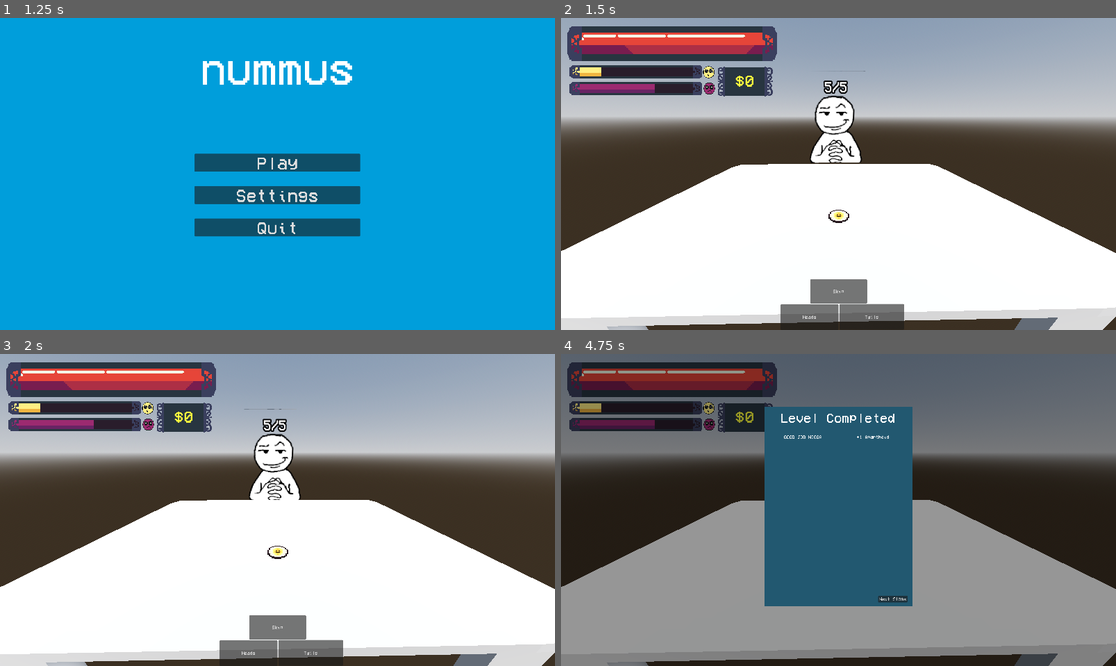
Above: before the commit, frames 1-4 (two rows, left to right).
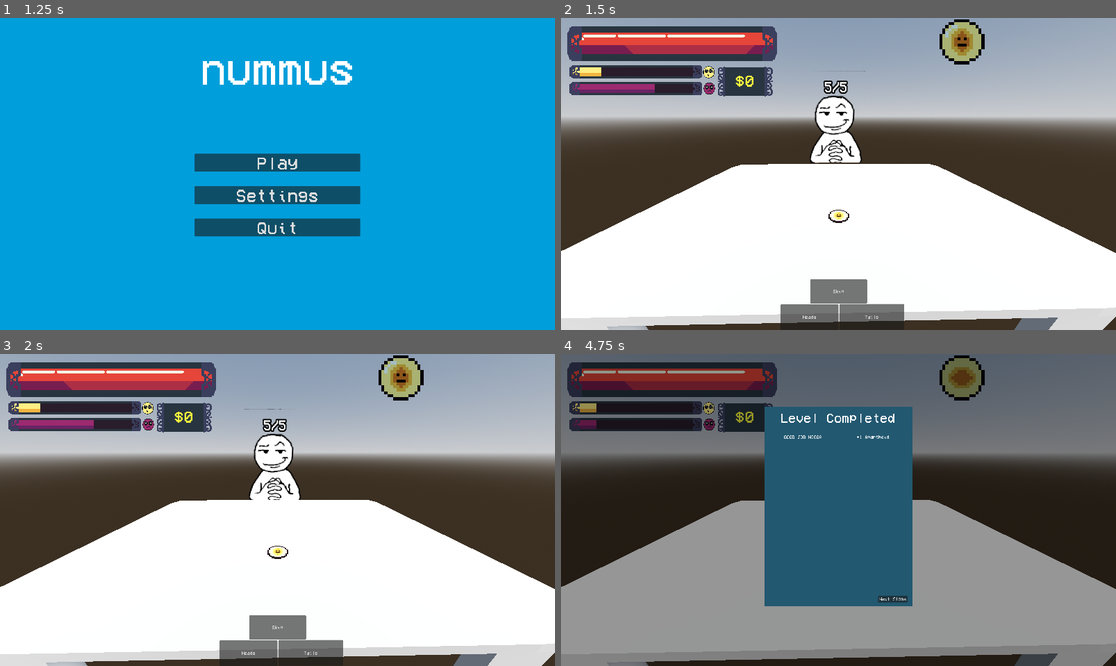
Above: after the commit, the same moments.

Repository: nianjindev/nummus
Game: Godot game, scene res://gui/splash_screen/splash_screen_manager.tscn
Two runs of this game, one before a commit and one after it. Both use one fixed random seed, a clock stepped at 60 frames per second and the inputs below. The engine's default icon, where the game draws it, is replaced by a stand-in: a white triangle on a blue panel in a dark square.
Inputs (mouse positions are in pixels of both pictures, inside the frame that each line leads up to):
- Up to frame 1 (1.25 s): tap Enter at 0.5 s; move the mouse to (399, 158) at 0.52 s; click (399, 158) at 0.67 s; tap Space at 0.77 s
- Up to frame 2 (1.5 s): click "Play" at 1.25 s
- Up to frame 3 (2 s): no input
- Up to frame 4 (4.75 s): click "Skip" at 2 s; click "Skip" at 2.75 s; click "Heads" at 3.5 s; move the mouse to (727, 525) at 4.27 s; click (727, 525) at 4.42 s; tap Space at 4.52 s

Frame 1 is identical in both runs. In frame 2, 0.9% of the frame differs, in the area x 68-77%, y 0-15%; in frame 3, 0.9%; in frame 4, 1.3%, in the area x 6-77%, y 0-25%.

Commit message:
tried to add an inventory and it didnt work ok guys

Diff:
--- a/nummus-game/autoload/inventory.gd
+++ b/nummus-game/autoload/inventory.gd
@@ -1,10 +1,13 @@
 extends Node
 
 @export var inventory: Array[Coin]
+signal inventory_changed()
 
 func add_item(item: Coin) -> bool:
-	if inventory.size() <= 10:
+	if inventory.size() <= 15:
 		inventory.append(item)
+		inventory_changed.emit()
+		print("signal?")
 		return true
 	else:
 		return false
@@ -12,6 +15,7 @@
 func remove_item(item: Coin) -> bool:
 	if inventory.find(item) != -1:
 		inventory.remove_at(inventory.find(item))
+		inventory_changed.emit()
 		return true
 	else:
 		return false
--- a/nummus-game/base_objects/base_level.tscn
+++ b/nummus-game/base_objects/base_level.tscn
@@ -21,6 +21,7 @@
 
 [node name="BaseLevel" type="Node3D"]
 script = ExtResource("1_ftfrf")
+metadata/_edit_lock_ = true
 
 [node name="WorldEnvironment" type="WorldEnvironment" parent="."]
 environment = SubResource("Environment_dwbse")
--- a/nummus-game/base_objects/coin_base.gd
+++ b/nummus-game/base_objects/coin_base.gd
@@ -38,14 +38,8 @@
 	coin_mesh.material_override.texture_filter = 0
 
 	# stats and names
-	# coin_stats = coin_id.coin_stats
 	coin_effect = coin_id.effect.new()
 	coin_json_id = coin_id.json_id
-	# self.name = coin_id.name
-	# hoverable.description.text = coin_id.description + generate_description(coin_stats)
-
-	# coin_price = coin_id.price
-	# hoverable.title.text = coin_id.name + " [color=yellow]$" + str(coin_price) + "[/color]"
 
 	# change material
 	coin_mesh.material_override.metallic_specular = 0.0
@@ -54,9 +48,16 @@
 	if current_state == Constants.display_type.PLAY:
 		scale = Vector3(0.1,0.1,0.1)
 		rotation = Vector3(0, 0, 0)
+		hoverable.visible = false
 	elif current_state == Constants.display_type.SHOP:
 		scale = Vector3(0.3,0.3,0.3)
 		rotation = Vector3(0, 0, -PI/2)
+		hoverable.visible = true
+	elif current_state == Constants.display_type.HAND:
+		scale = Vector3(0.1,0.1,0.1)
+		rotation = Vector3(0, 0, 0)
+		hoverable.visible = false
+		animation_player.play("spinning")
 
 	# json parse
 	var file = FileAccess.open(Constants.JSON_PATHS.coins, FileAccess.READ)
@@ -172,7 +173,7 @@
 	is_mouse_over = false
 func buy_me():
 	if Globals.can_afford(coin_price):
-		Inventory.inventory.append(self.duplicate(8))
+		Inventory.add_item(self.duplicate())
 		Globals.change_money(true, -coin_price)
 	else:
 		print("you broke lol")
--- a/nummus-game/base_objects/coin_base.tscn
+++ b/nummus-game/base_objects/coin_base.tscn
@@ -8,6 +8,18 @@
 
 [sub_resource type="Animation" id="Animation_ldnf3"]
 length = 0.001
+tracks/0/type = "value"
+tracks/0/imported = false
+tracks/0/enabled = true
+tracks/0/path = NodePath(".:rotation")
+tracks/0/interp = 1
+tracks/0/loop_wrap = true
+tracks/0/keys = {
+"times": PackedFloat32Array(0),
+"transitions": PackedFloat32Array(1),
+"update": 0,
+"values": [Vector3(0, 0, 0)]
+}
 
 [sub_resource type="Animation" id="Animation_im0vi"]
 resource_name = "flip_heads_fail"
@@ -143,6 +155,23 @@
 "transitions": PackedFloat32Array(1, 1, 1, 1, 1, 1),
 "update": 0,
 "values": [Vector3(0, 0, 0), Vector3(0, 7.668, 0), Vector3(0, 9.5556, 0), Vector3(0, 8.87105, 0), Vector3(0, 7.691, 0), Vector3(0, 0, 0)]
+}
+
+[sub_resource type="Animation" id="Animation_ern4t"]
+resource_name = "spinning"
+length = 2.0
+loop_mode = 1
+tracks/0/type = "value"
+tracks/0/imported = false
+tracks/0/enabled = true
+tracks/0/path = NodePath(".:rotation")
+tracks/0/interp = 1
+tracks/0/loop_wrap = true
+tracks/0/keys = {
+"times": PackedFloat32Array(0, 0.5, 1, 1.5, 2),
+"transitions": PackedFloat32Array(1, 1, 1, 1, 1),
+"update": 0,
+"values": [Vector3(0, 0, 0), Vector3(1.5707964, 0, 0), Vector3(3.1415927, 0, 0), Vector3(4.712389, 0, 0), Vector3(6.2831855, 0, 0)]
 }
 
 [sub_resource type="AnimationLibrary" id="AnimationLibrary_j7kbo"]
@@ -151,7 +180,8 @@
 &"flip_heads_fail": SubResource("Animation_im0vi"),
 &"flip_heads_success": SubResource("Animation_trcn2"),
 &"flip_tails_fail": SubResource("Animation_3p7bc"),
-&"flip_tails_success": SubResource("Animation_p7sxt")
+&"flip_tails_success": SubResource("Animation_p7sxt"),
+&"spinning": SubResource("Animation_ern4t")
 }
 
 [sub_resource type="StandardMaterial3D" id="StandardMaterial3D_2xdfg"]
@@ -185,6 +215,10 @@
 
 [node name="Hoverable" parent="." instance=ExtResource("4_2xdfg")]
 
+[node name="Camera3D" type="Camera3D" parent="."]
+transform = Transform3D(-4.371139e-08, -1, -4.371139e-08, 0, -4.371139e-08, 1, -1, 4.371139e-08, 1.9106855e-15, 0, 3, 0)
+fov = 30.0
+
 [connection signal="animation_finished" from="AnimationPlayer" to="." method="_on_animation_player_animation_finished"]
 [connection signal="mouse_entered" from="Area3D" to="." method="_on_area_3d_mouse_entered"]
 [connection signal="mouse_exited" from="Area3D" to="." method="_on_area_3d_mouse_exited"]
--- a/nummus-game/gui/debug.gd
+++ b/nummus-game/gui/debug.gd
@@ -7,11 +7,13 @@
 @onready var fps: Label = $PanelContainer/VBoxContainer/FPS
 @onready var give_money: Button = $PanelContainer/VBoxContainer/give_money
 @onready var next_stage: Button = $PanelContainer/VBoxContainer/next_stage
+@onready var take_dmg: Button = $PanelContainer/VBoxContainer/take_dmg
 
 func _ready() -> void:
 	visible = false
 	give_money.pressed.connect(Globals.change_money.bind(true, 20))
 	next_stage.pressed.connect(LevelManager.next_stage)
+	take_dmg.pressed.connect(Signalbus._on_health_changed.bind(true, -5, true))
 func _input(event: InputEvent) -> void:
 	if OS.is_debug_build():
 		if event.is_action_pressed("debug"):
--- a/nummus-game/gui/debug.tscn
+++ b/nummus-game/gui/debug.tscn
@@ -33,3 +33,9 @@
 layout_mode = 2
 text = "Go to next stage"
 alignment = 0
+
+[node name="take_dmg" type="Button" parent="PanelContainer/VBoxContainer"]
+z_index = 1
+layout_mode = 2
+text = "Take 5 damage"
+alignment = 0
--- a/nummus-game/gui/game_ui.gd
+++ b/nummus-game/gui/game_ui.gd
@@ -4,7 +4,7 @@
 
 
 func _ready():
-	toggle_all(false)
+	level_check()
 	%LevelCompleted.hide()
 	Signalbus.toggle_game_ui.connect(toggle_all)
 	Signalbus.toggle_coin_flip_ui.connect(_on_coin_flip_ui_toggled)
--- a/nummus-game/gui/global_ui.gd
+++ b/nummus-game/gui/global_ui.gd
@@ -14,13 +14,14 @@
 	Signalbus.toggle_bar_ui.connect(_on_bar_ui_toggled)
 	Signalbus.update_fortune_bar_ui.connect(_on_fortune_bar_value_updated)
 	Signalbus.update_misfortune_bar_ui.connect(_on_misfortune_bar_value_updated)
-	Signalbus.update_health_bar_ui.connect(_on_health_bar_value_updated)
+	Signalbus.update_health_bar_ui.connect(change_health_amount)
 
 func change_money_amount():
 	amount.text = "$" + str(Globals.money)
 
 func change_health_amount():
-	health_bar.value = Globals.health
+	var tween = create_tween().set_trans(Tween.TRANS_CUBIC)
+	tween.tween_property(health_bar, "value", Globals.health, 0.4)
 
 func _on_fortune_bar_value_updated():
 	fortune_bar.value = Globals.fortune
@@ -28,8 +29,5 @@
 func _on_misfortune_bar_value_updated():
 	misfortune_bar.value = Globals.misfortune
 
-func _on_health_bar_value_updated():
-	health_bar.value = Globals.health
-
-func _on_bar_ui_toggled(visible: bool):
-	fortune_bars.visible = visible
+func _on_bar_ui_toggled(on: bool):
+	fortune_bars.visible = on
--- a/nummus-game/gui/global_ui.tscn
+++ b/nummus-game/gui/global_ui.tscn
@@ -10,6 +10,7 @@
 [ext_resource type="Texture2D" uid="uid://clg6eg705e2lx" path="res://assets/2d/bar_textures/misfortune_face.png" id="11_50bnc"]
 [ext_resource type="Texture2D" uid="uid://bci38xaomk08c" path="res://assets/2d/bar_textures/bar_under_big.png" id="12_qujq2"]
 [ext_resource type="Texture2D" uid="uid://jch5sbhi1vs0" path="res://assets/2d/bar_textures/bar_over_big.png" id="13_crqig"]
+[ext_resource type="PackedScene" uid="uid://dgl2frifwu5vi" path="res://gui/inventory_ui.tscn" id="13_jxs7b"]
 [ext_resource type="Texture2D" uid="uid://bronhad3508ye" path="res://assets/2d/bar_textures/progress_health.png" id="14_h1f0h"]
 [ext_resource type="Texture2D" uid="uid://dtm7v3q72n0pw" path="res://assets/2d/bar_textures/under_money.png" id="15_ll540"]
 
@@ -130,6 +131,7 @@
 offset_bottom = -140.5
 grow_vertical = 0
 max_value = 20.0
+step = 0.1
 value = 20.0
 texture_under = ExtResource("12_qujq2")
 texture_over = ExtResource("13_crqig")
@@ -162,4 +164,7 @@
 horizontal_alignment = 1
 vertical_alignment = 1
 
+[node name="InventoryUI" parent="." instance=ExtResource("13_jxs7b")]
+layout_mode = 1
+
 [connection signal="pressed" from="Stage/NextStage" to="Stage" method="_on_next_stage_pressed"]
--- /dev/null
+++ b/nummus-game/gui/inventory_ui.gd
@@ -0,0 +1,22 @@
+extends Control
+
+@onready var container: HBoxContainer = $HBoxContainer
+
+func _ready() -> void:
+	update_slots()
+	Inventory.inventory_changed.connect(update_slots)
+
+func update_slots():
+	for n in container.get_children():
+		container.remove_child(n)
+		n.queue_free()
+	for coin in Inventory.inventory:
+		var subviewp: SubViewportContainer = SubViewportContainer.new()
+		var viewp: SubViewport = SubViewport.new()
+		subviewp.add_child(viewp)
+		viewp.add_child(coin.duplicate())
+		viewp.size = Vector2(165, 165)
+		viewp.transparent_bg = true
+		coin.current_state = Constants.display_type.HAND
+
+		container.add_child(subviewp)
--- /dev/null
+++ b/nummus-game/gui/inventory_ui.tscn
@@ -0,0 +1,22 @@
+[gd_scene load_steps=2 format=3 uid="uid://dgl2frifwu5vi"]
+
+[ext_resource type="Script" uid="uid://dnxqi6e2cpftv" path="res://gui/inventory_ui.gd" id="1_xf41r"]
+
+[node name="InventoryUI" type="Control"]
+clip_contents = true
+layout_mode = 3
+anchors_preset = 1
+anchor_left = 1.0
+anchor_right = 1.0
+offset_left = -615.0
+offset_bottom = 165.0
+grow_horizontal = 0
+script = ExtResource("1_xf41r")
+
+[node name="HBoxContainer" type="HBoxContainer" parent="."]
+layout_mode = 1
+anchors_preset = 15
+anchor_right = 1.0
+anchor_bottom = 1.0
+grow_horizontal = 2
+grow_vertical = 2
--- a/nummus-game/gui/splash_screen/splash_screen_manager.gd
+++ b/nummus-game/gui/splash_screen/splash_screen_manager.gd
@@ -6,6 +6,8 @@
 @export var fade_out_time: float = 1.5
 @export var out_time: float = 0.5
 @export var splash_screen_container: Node
+
+var main_menu: String = Constants.UI_PATHS.main_menu
 
 var splash_screens: Array
 
@@ -30,8 +32,8 @@
 		tween.tween_property(screen, "modulate:a", 0.0, fade_out_time)
 		tween.tween_interval(out_time)
 		await tween.finished
-	SceneManager.goto_scene(Constants.UI_PATHS.main_menu)
+	SceneManager.goto_scene(main_menu)
 
 func _unhandled_input(event: InputEvent) -> void:
 	if event.is_pressed():
-		SceneManager.goto_scene(Constants.UI_PATHS.main_menu)
+		SceneManager.goto_scene(main_menu)
Not shown: 1 places in nummus-game/base_objects/coin_base.tscn that only renumber resources
Not shown: 1 places in nummus-game/gui/global_ui.tscn that only renumber resources
Not shown, added: nummus-game/gui/inventory_ui.gd.uid
